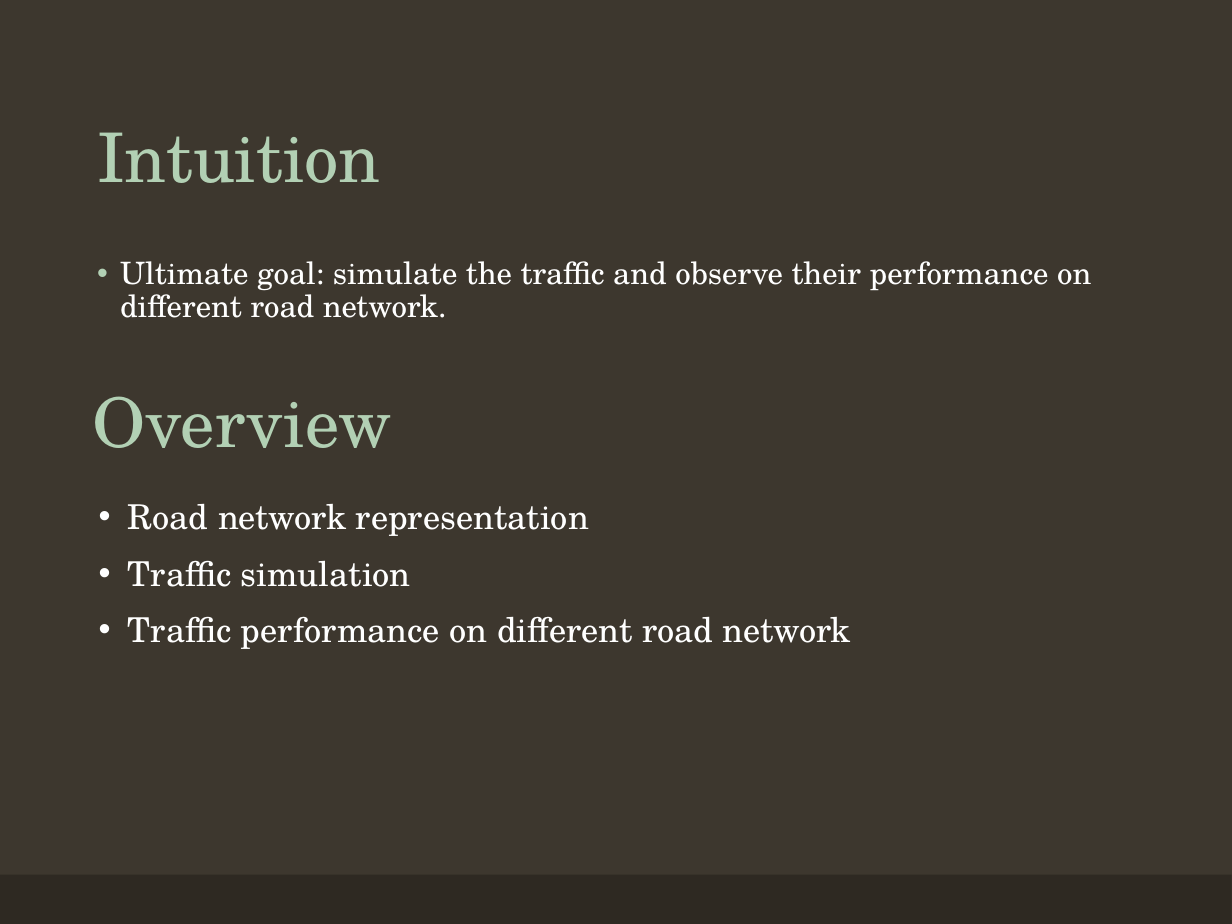
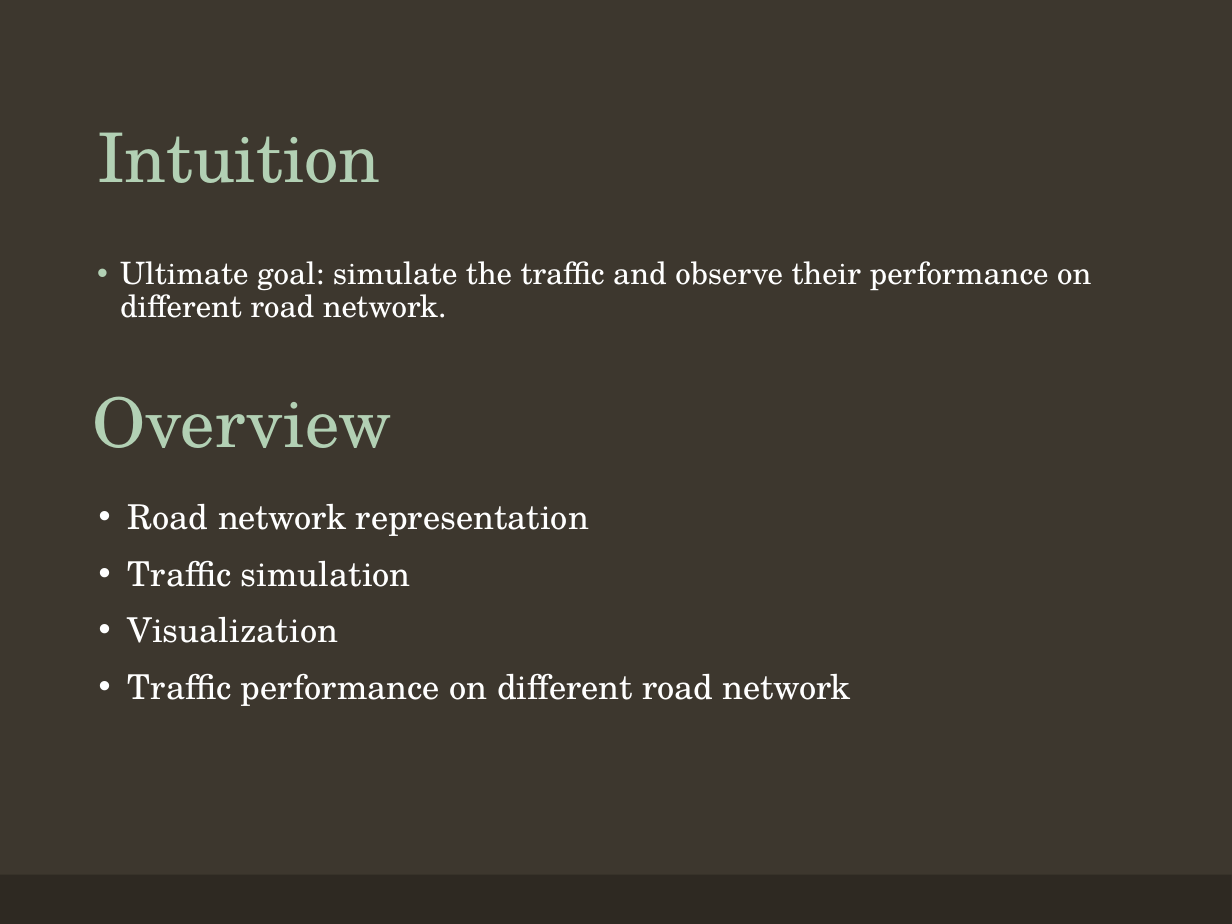
Before and after one commit to CharlieFaceButt/Traffic-Simulation, a slide deck: slide 2 of Presentation.pptx. Drawn at 1232x924 pixels with LibreOffice and Linux fonts; fonts in the diff are those of the drawing. Boxes give left, top, right and bottom in pixels: in the first picture for what was removed or moved away, otherwise in the second. Text is boxed around its words. In the diff, an @@ line names an element or a change of style, - is before the commit and + after.

Commit message:
Presentation

```diff
--- a/Presentation.pptx
+++ b/Presentation.pptx
@@ text at [127,616,338,643]: paragraph added @@
+• Visualization
```
Also in this commit, not shown: 2 slides added, 1 other file.
